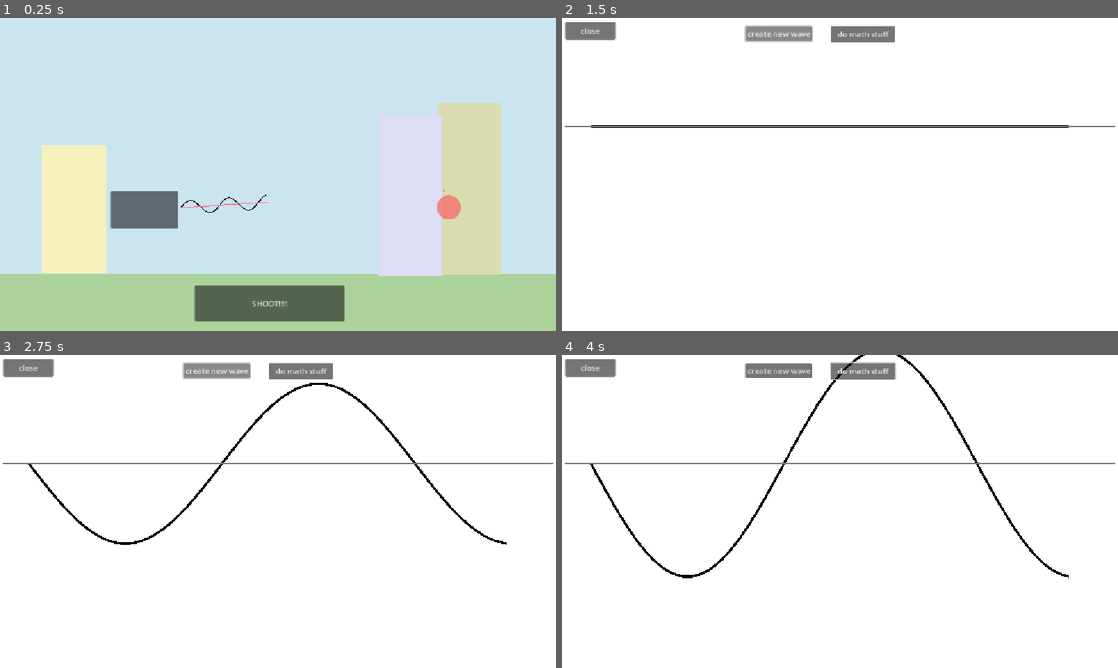
Above: before the commit, frames 1-4 (two rows, left to right).
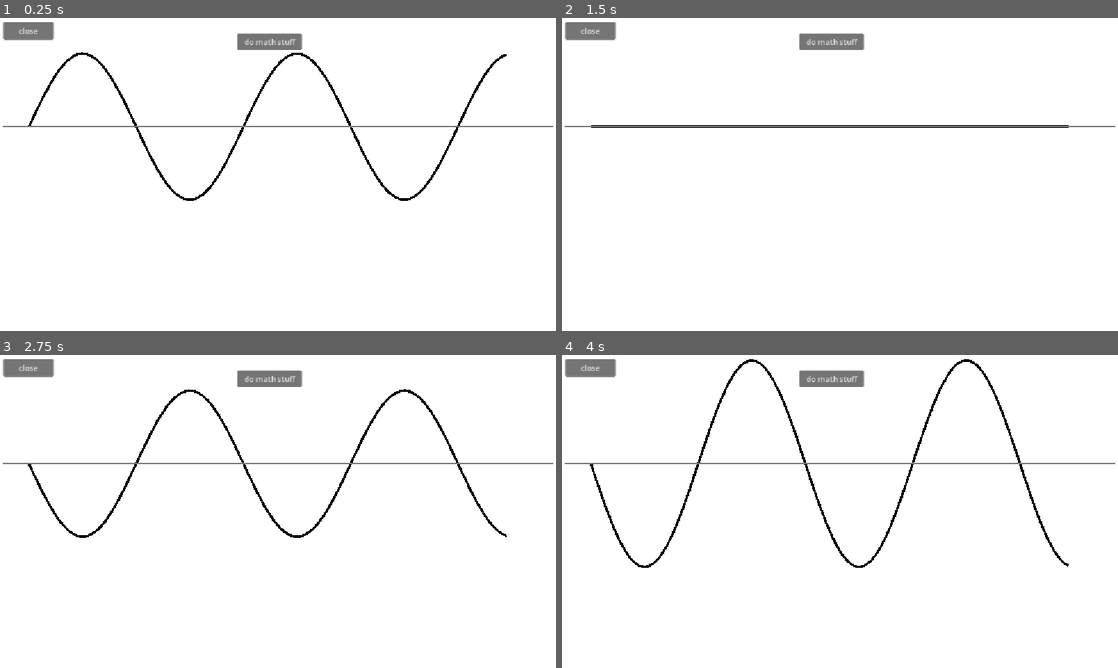
Above: after the commit, the same moments.

Repository: ChuckChuckler/fun-wave-practice-game
Game: Godot game, scene res://main.tscn
Two runs of this game, one before a commit and one after it. Both use one fixed random seed, a clock stepped at 60 frames per second and the inputs below. The project has no main scene, so this scene is started directly.
Inputs (mouse positions are in pixels of both pictures, inside the frame that each line leads up to):
- Up to frame 1 (0.25 s): no input
- Up to frame 2 (1.5 s): click (706, 208) at 0.5 s; click (778, 33) at 1.25 s, where only the run before the commit has a clickable "create new wave"
- Up to frame 3 (2.75 s): click (216, 370) at 2 s, where only the run before the commit has a clickable "create new wave"
- Up to frame 4 (4 s): tap Enter at 2.75 s; move the mouse to (962, 495) at 2.77 s; hold Right 2.78-3.53 s; tap Alt at 2.85 s; click (962, 495) at 2.92 s; move the mouse to (728, 527) at 3.52 s; hold Down from 3.53 s (still down); tap Shift at 3.6 s

The runs differ from the first frame. In frame 1, 100% of the frame differs, in the area x 0-100%, y 0-100%; in frame 2, 1.5%; in frame 3, 3.5%; in frame 4, 3.9%.

Commit message:
Making the foxy jumpscare actually not play when you win the game at very low power

Diff:
--- a/fun-wave-game-ft-rui-and-sakaki/main.tscn
+++ b/fun-wave-game-ft-rui-and-sakaki/main.tscn
@@ -77,6 +77,7 @@
 color = Color(0.34407577, 0.34407574, 0.34407574, 1)
 
 [node name="shoot_interface" type="Control" parent="main_game"]
+visible = false
 anchors_preset = 0
 offset_right = 40.0
 offset_bottom = 40.0
@@ -139,8 +140,21 @@
 offset_bottom = 628.0
 text = "SHOOT!!!!"
 
+[node name="correct_incorrect" type="RichTextLabel" parent="main_game/shoot_interface"]
+visible = false
+layout_mode = 0
+offset_left = 177.0
+offset_top = 23.0
+offset_right = 941.0
+offset_bottom = 112.0
+theme_override_colors/default_color = Color(1, 0.3592302, 0.27255386, 1)
+theme_override_font_sizes/normal_font_size = 50
+theme_override_font_sizes/bold_font_size = 30
+text = "Correct!"
+horizontal_alignment = 1
+vertical_alignment = 1
+
 [node name="wave_interface" type="Control" parent="."]
-visible = false
 layout_mode = 3
 anchors_preset = 0
 offset_right = 40.0
@@ -166,20 +180,12 @@
 width = 1.0
 default_color = Color(0.48570347, 0.48570353, 0.48570347, 1)
 
-[node name="new_wave_testing" type="Button" parent="wave_interface"]
-layout_mode = 0
-offset_left = 380.0
-offset_top = 17.0
-offset_right = 518.0
-offset_bottom = 48.0
-text = "create new wave"
-
 [node name="solve_button" type="Button" parent="wave_interface"]
 layout_mode = 0
-offset_left = 557.0
-offset_top = 16.0
-offset_right = 690.0
-offset_bottom = 50.0
+offset_left = 492.0
+offset_top = 32.0
+offset_right = 625.0
+offset_bottom = 66.0
 text = "do math stuff"
 
 [node name="close_button" type="Button" parent="wave_interface"]
@@ -330,8 +336,9 @@
 horizontal_alignment = 1
 
 [connection signal="pressed" from="main_game/wave_machine" to="manager" method="_open_wave_machine"]
+[connection signal="timeout" from="main_game/shoot_interface/wave/wave_object/shoot_reset" to="manager" method="_on_shoot_reset_timeout"]
+[connection signal="timeout" from="main_game/shoot_interface/wave/wave_object/shoot_reset" to="main_game/shoot_interface/wave" method="_on_shoot_reset_timeout"]
 [connection signal="pressed" from="main_game/shoot_interface/shoot_button" to="manager" method="_try_shot"]
-[connection signal="pressed" from="wave_interface/new_wave_testing" to="wave_interface/wave" method="_create_new_wave"]
 [connection signal="pressed" from="wave_interface/solve_button" to="manager" method="_go_to_solve"]
 [connection signal="pressed" from="wave_interface/close_button" to="manager" method="_close_interfaces"]
 [connection signal="pressed" from="solve_interface/shoot" to="manager" method="_check_shoot"]
--- a/fun-wave-game-ft-rui-and-sakaki/manager.gd
+++ b/fun-wave-game-ft-rui-and-sakaki/manager.gd
@@ -38,10 +38,19 @@
 
 
 func _open_wave_machine() -> void:
-	$"../main_game".visible=false
-	$"../wave_interface".visible=true
+	if $"../main_game/shoot_interface".visible:
+		return
+	else:
+		$"../main_game".visible=false
+		$"../wave_interface".visible=true
 
 
 func _close_interfaces() -> void:
 	$"../main_game".visible=true
 	$"../wave_interface".visible=false
+
+
+func _on_shoot_reset_timeout() -> void:
+	$"../main_game/shoot_interface".visible=false
+	$"../main_game/shoot_interface/correct_incorrect".visible=false
+	$"../wave_interface/wave"._create_new_wave()
--- a/fun-wave-game-ft-rui-and-sakaki/shooting_wave.gd
+++ b/fun-wave-game-ft-rui-and-sakaki/shooting_wave.gd
@@ -29,12 +29,18 @@
 			target*=-1
 	else:
 		if wave_success:
+			$"../correct_incorrect".text="Correct!!!"
+			$"../correct_incorrect".add_theme_color_override("default_color",Color(0.16, 0.408, 0.12, 1.0))
 			$wave_object.position=$wave_object.position.move_toward($target_correct/target.position,delta*SHOOT_VELOCITY)
-			if $wave_object.position==$target_correct/target.position and $wave_object/shoot_reset.time_left<=0:
+			if $wave_object.position==$target_correct/target.positio and $wave_object/shoot_reset.time_left<=0:
+				$"../correct_incorrect".visible=true
 				$wave_object/shoot_reset.start()
 		else:
+			$"../correct_incorrect".text="Incorrect..."
+			$"../correct_incorrect".add_theme_color_override("default_color",Color(1.0, 0.0, 0.0, 1.0))
 			$wave_object.position=$wave_object.position.move_toward($target_incorrect/target.position,delta*SHOOT_VELOCITY)
 			if $wave_object.position==$target_incorrect/target.position and $wave_object/shoot_reset.time_left<=0:
+				$"../correct_incorrect".visible=true
 				$wave_object/shoot_reset.start()
 	time+=delta
 	update_wave()
@@ -52,3 +58,7 @@
 		points.append(Vector2(x+370,y+393))
 
 	$wave_object/wave.points=points
+
+func _on_shoot_reset_timeout() -> void:
+	is_being_shot=false
+	$wave_object.position=DEF_POS
